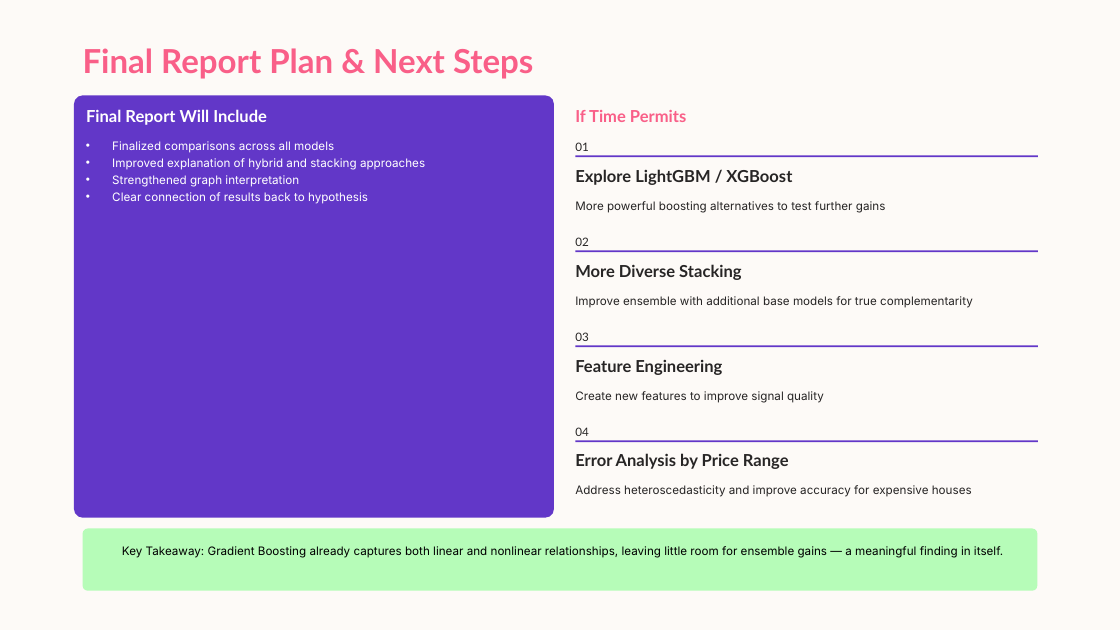
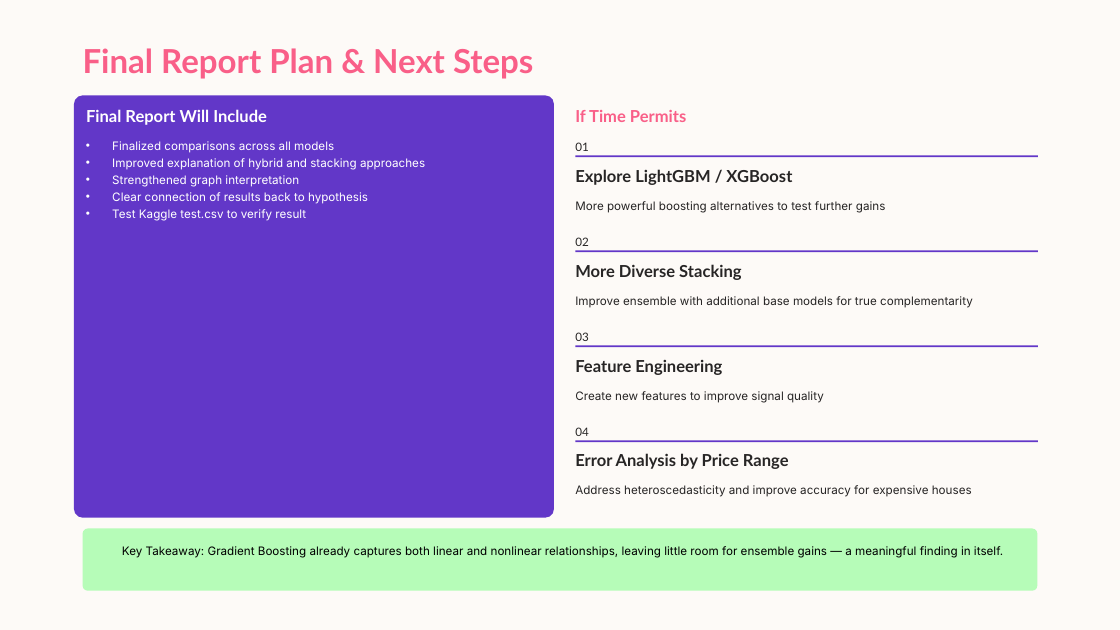
Before and after one commit to jwguanusc/CSCI567-Coding, a slide deck: slide 6 of House-Price-Prediction-Project-Recap.pptx. Drawn at 1120x630 pixels with LibreOffice and Linux fonts; fonts in the diff are those of the drawing; background and template pictures are left out. Boxes give left, top, right and bottom in pixels: in the first picture for what was removed or moved away, otherwise in the second. Text is boxed around its words. In the diff, an @@ line names an element or a change of style, - is before the commit and + after.

Commit message:
updating ppt

```diff
--- a/House-Price-Prediction-Project-Recap.pptx
+++ b/House-Price-Prediction-Project-Recap.pptx
@@ text at box(112, 209, 306, 221): paragraph added @@
+• Test Kaggle test.csv to verify result
```
Also in this commit, not shown: 2 other files.
